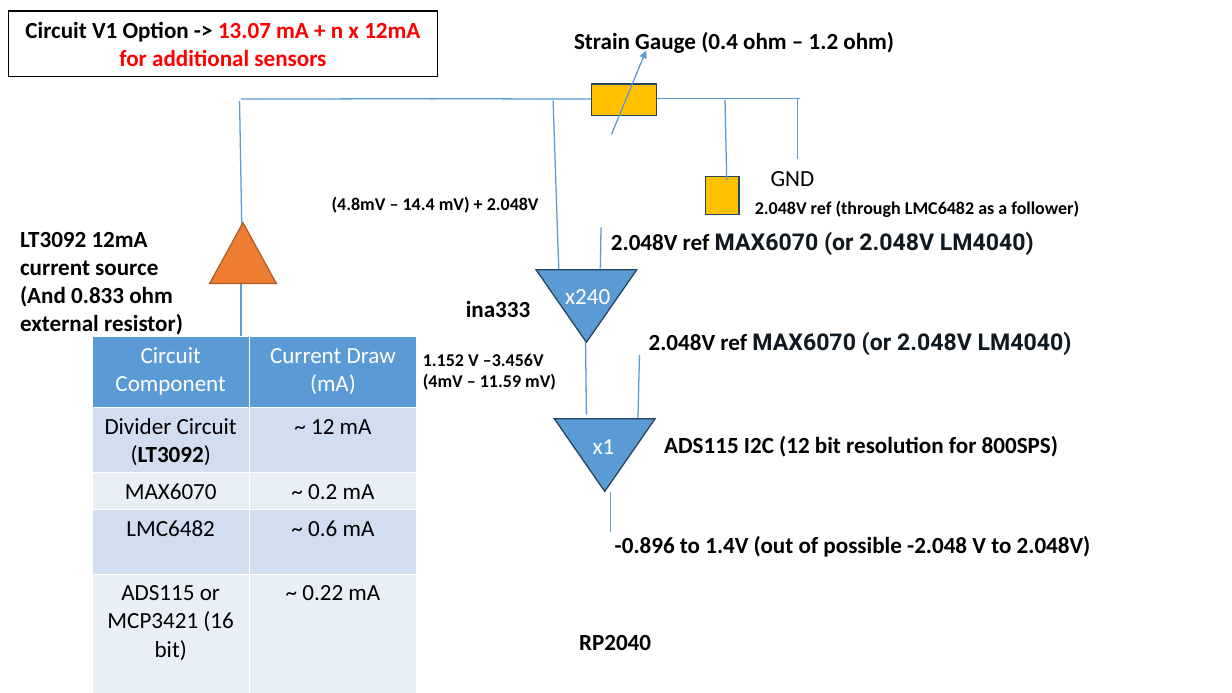
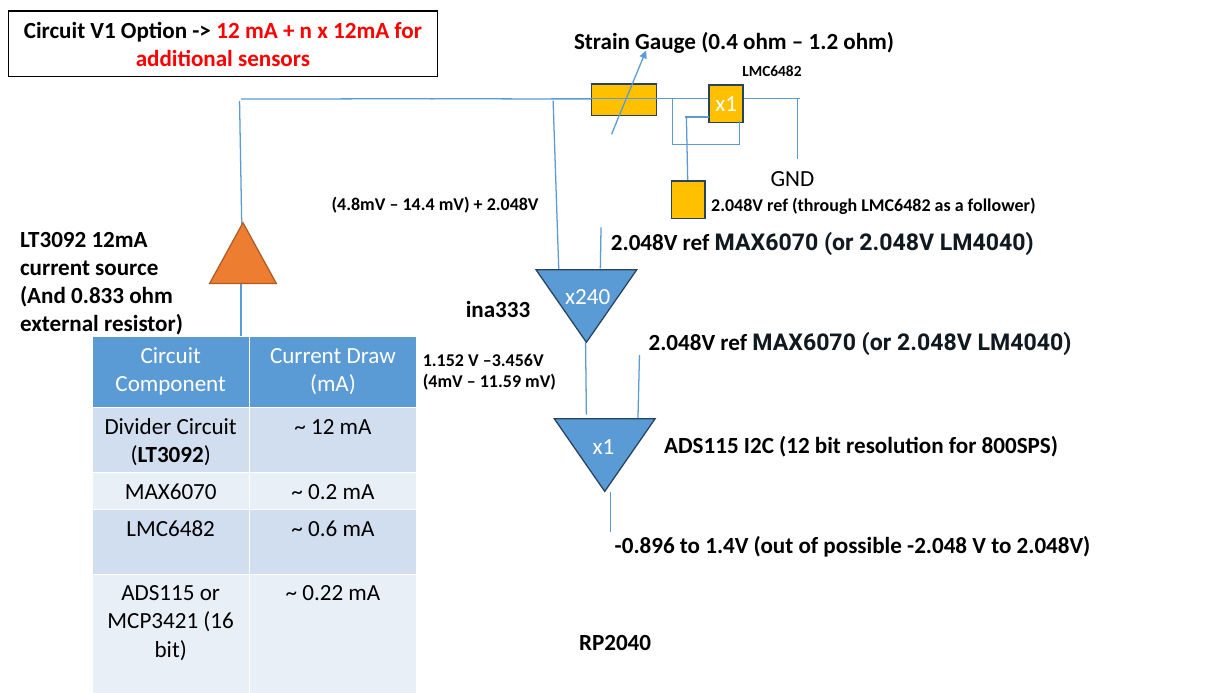
Before and after one commit to neuralengatberkeley/Strain-Sensor-, a slide deck: slide 6 of kinematic presentations/updated best 2 circuits.pptx. Drawn at 1232x693 pixels with LibreOffice and Linux fonts; fonts in the diff are those of the drawing. Boxes give left, top, right and bottom in pixels: in the first picture for what was removed or moved away, otherwise in the second. Text is boxed around its words. In the diff, an @@ line names an element or a change of style, - is before the commit and + after.

```diff
--- a/kinematic presentations/updated best 2 circuits.pptx
+++ b/kinematic presentations/updated best 2 circuits.pptx
@@ text in rectangle at (x1=24, y1=21, x2=422, y2=66): text changed @@
-Circuit V1 Option -> 13.07 mA + n x 12mA for additional sensors
+Circuit V1 Option -> 12 mA + n x 12mA for additional sensors
@@ rectangle added at (x1=709, y1=85, x2=743, y2=123), fill #FFC000, outline #28445D 1 pt @@
@@ text added at (x1=742, y1=65, x2=801, y2=76), 12 pt, text #000000, bold @@
+LMC6482
@@ elbow line added from (739, 121) to (551, 99), #5B9BD5 0.5 pt @@
@@ line added from (685, 117) to (709, 117), #5B9BD5 1 pt @@
@@ line moved from (727, 180) - (726, 100) to (689, 198) - (687, 117) @@
@@ text added at (x1=715, y1=96, x2=737, y2=111), 18 pt, text #FFFFFF @@
+x1
@@ rectangle moved from (x1=705, y1=177, x2=739, y2=214) to (x1=671, y1=181, x2=705, y2=219) @@
@@ text "2.048V ref (through LMC6482 as ..." moved from (x1=755, y1=201, x2=1079, y2=217) to (x1=711, y1=198, x2=1036, y2=214) @@
```
Also in this commit, not shown: 1 other slide changed, 1 slide added, 28 other files.
